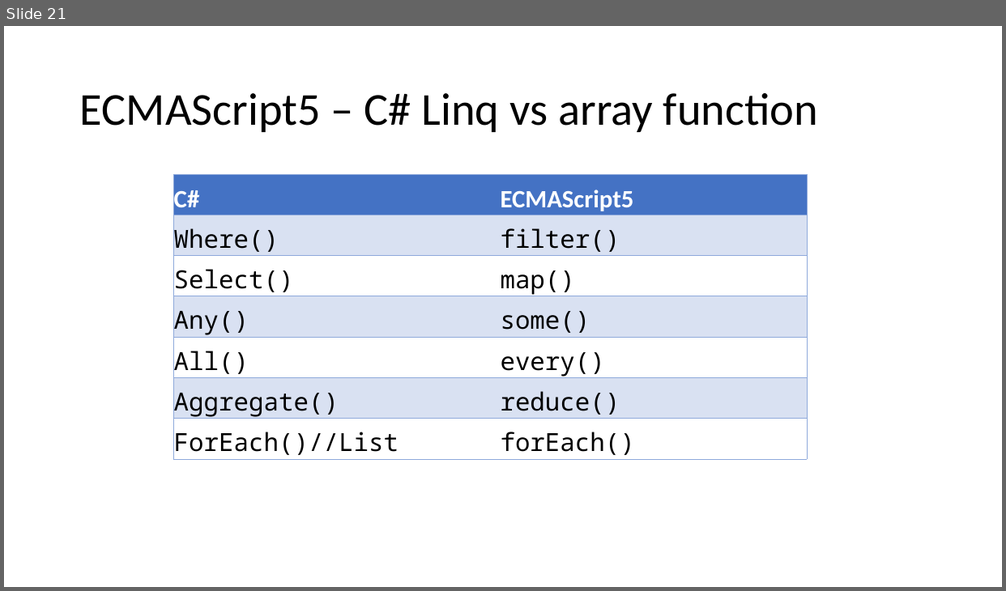
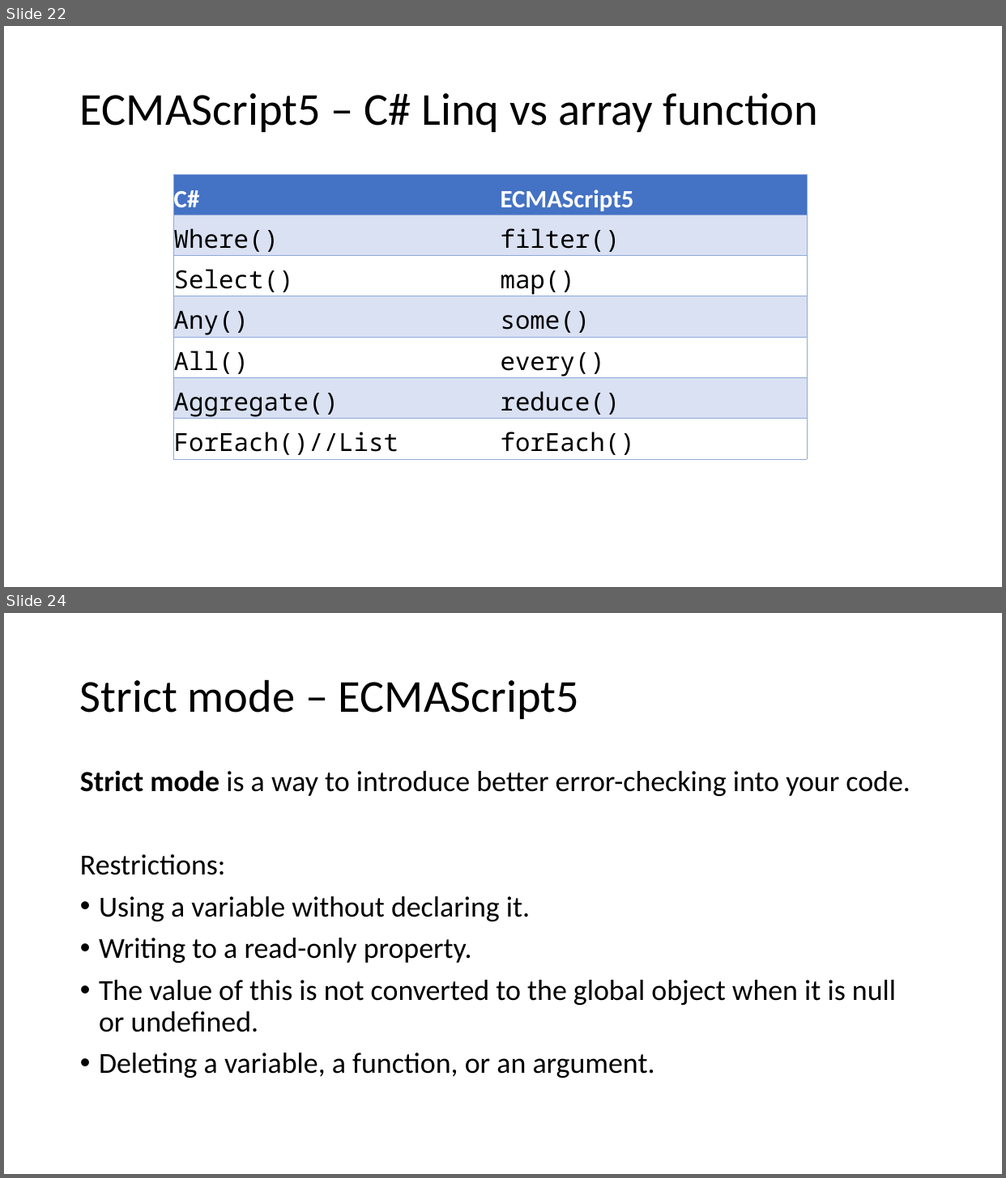
Before and after one commit to dankrz/JsTraining, a slide deck: JsTraining-presentation/JS Training.pptx. Shown one above the other, each under a label of ours: slide 21 before the commit, slides 22 and 24 after it; the slides between them are not shown. The pictures are 1006x591 and 1006x1178 pixels, drawn with LibreOffice and Linux fonts; fonts in the diff are those of the drawing. Boxes give left, top, right and bottom in pixels: in the first picture for what was removed or moved away, otherwise in the second. Text is boxed around its words. In the diff, an @@ line names an element or a change of style, - is before the commit and + after.

```diff
--- a/JsTraining-presentation/JS Training.pptx
+++ b/JsTraining-presentation/JS Training.pptx
@@ slide 24 added at [4,613,1002,1174], background #FFFFFF @@
@@ title added at [80,679,579,719], 44 pt, text #000000 @@
+Strict mode – ECMAScript5
@@ text added at [80,770,910,1078], 28 pt, text #000000 @@
+Strict mode is a way to introduce better error-checking into your code.
+Restrictions:
+• Using a variable without declaring it.
+• Writing to a read-only property.
+• The value of this is not converted to the global object when it is null or undefined.
+• Deleting a variable, a function, or an argument.
@@ what was slide 21 is now slide 22 @@
```
Also in this commit, not shown: 4 slides changed, 7 other slides added, 1 slide removed, 8 other files.
